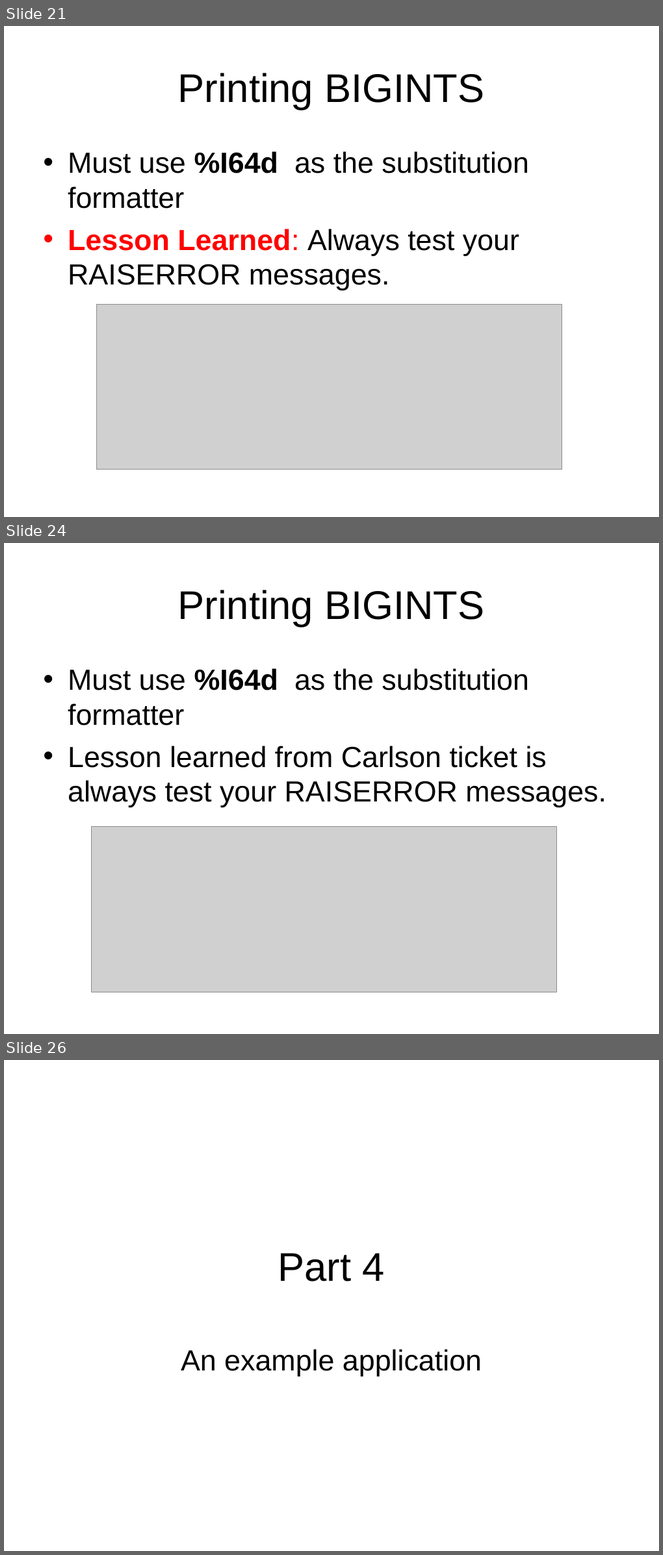
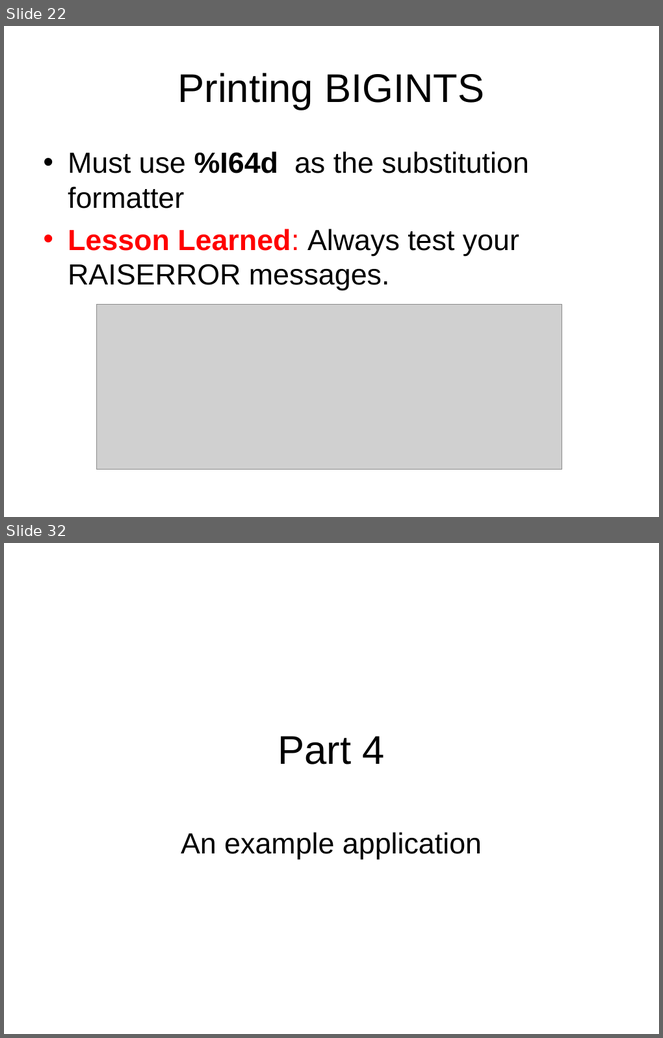
Before and after one commit to LIPHP/Employee-Contact-List, a slide deck: Docs/Using Microsoft SQL Server with PHP.ppt. Shown one above the other, each under a label of ours: slides 21, 24 and 26 before the commit, slides 22 and 32 after it; the slides between them are not shown. The pictures are 663x1555 and 663x1038 pixels, drawn with LibreOffice and Linux fonts; fonts in the diff are those of the drawing; grey boxes stand for pictures. Boxes give left, top, right and bottom in pixels: in the first picture for what was removed or moved away, otherwise in the second. Text is boxed around its words. In the diff, an @@ line names an element or a change of style, - is before the commit and + after.

Commit message:
RAISERROR Severity Examples.sql() and TRY/CATCH examples.

```diff
--- a/Docs/Using Microsoft SQL Server with PHP.ppt
+++ b/Docs/Using Microsoft SQL Server with PHP.ppt
@@ slide 24 removed at (x1=4, y1=543, x2=659, y2=1034), background #FFFFFF @@
@@ title removed at (x1=178, y1=590, x2=484, y2=627) @@
-Printing BIGINTS
@@ text removed at (x1=68, y1=668, x2=607, y2=808) @@
-• Must use %I64d as the substitution formatter
-• Lesson learned from Carlson ticket is always test your RAISERROR messages.
@@ picture removed at (x1=91, y1=826, x2=556, y2=991) @@
@@ what was slide 21 is now slide 22 @@
@@ what was slide 26 is now slide 32 @@
```
Also in this commit, not shown: 9 slides changed, 9 slides added, 1 other slide removed, 2 other files.
